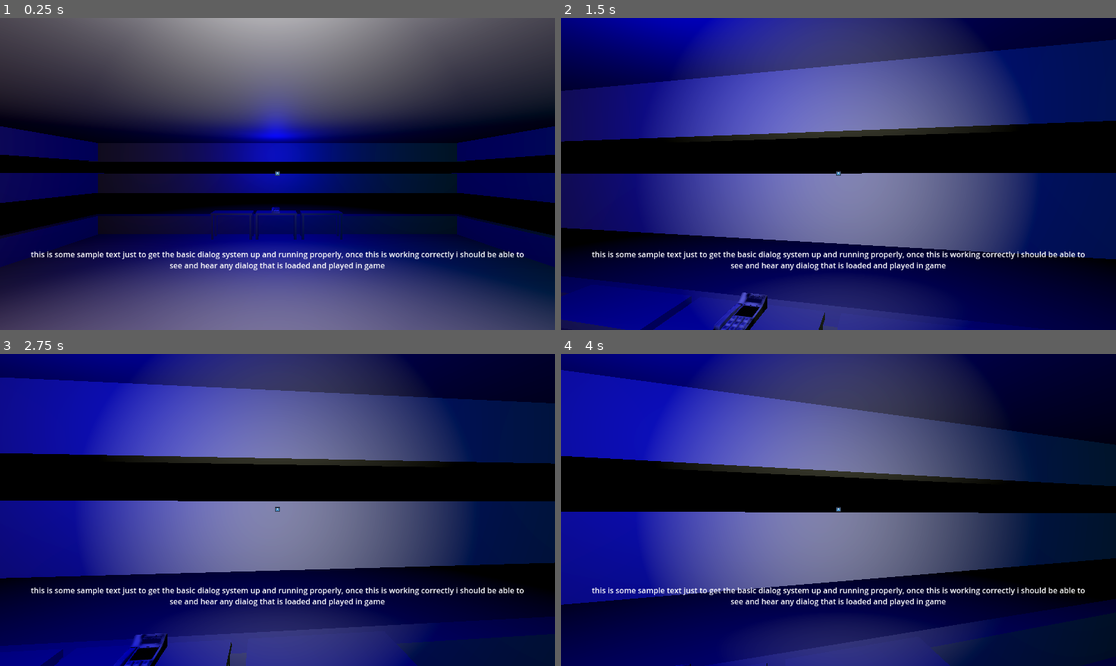
Above: before the commit, frames 1-4 (two rows, left to right).
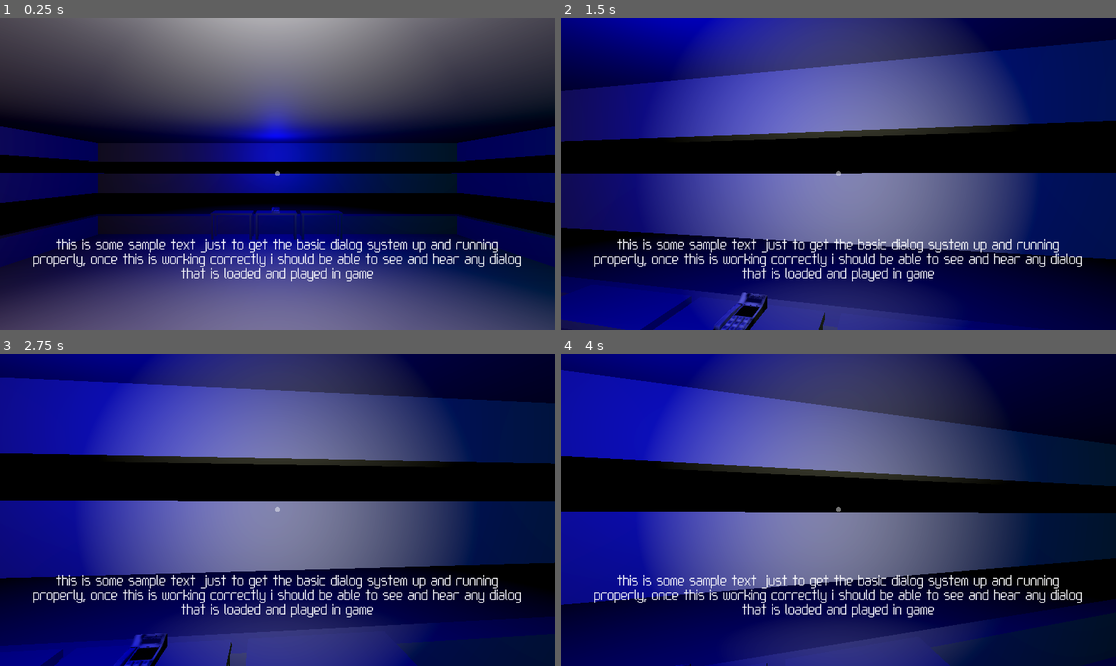
Above: after the commit, the same moments.

Repository: CoolBeanGames/Therebefore
Game: Godot game, scene res://Scenes/game_base.tscn
The game is run twice, just before and just after one commit, with the same random seed, the same clock (stepped at 60 frames per second) and the same inputs. The engine's default icon, where the game draws it, is replaced by a stand-in: a white triangle on a blue panel in a dark square.
Inputs (mouse positions are in pixels of both pictures, inside the frame that each line leads up to):
- Up to frame 1 (0.25 s): no input
- Up to frame 2 (1.5 s): tap Enter at 0.5 s; move the mouse to (866, 174) at 0.52 s; hold W (forward) from 0.53 s (still down); tap E (confirm) at 0.6, 1.35 s; move the mouse to (810, 174) at 1.27 s
- Up to frame 3 (2.75 s): keep holding W (forward); tap E (confirm) at 2, 2.1 s; move the mouse to (288, 503) at 2.02 s
- Up to frame 4 (4 s): keep holding W (forward); tap E (confirm) at 2.75, 2.85, 3.5, 3.6 s; move the mouse to (832, 516) at 2.77 s; move the mouse to (877, 513) at 3.52 s

The runs differ from the first frame. In frame 1, 3.3% of the frame differs, in the area x 5-95%, y 48-85%; in frame 2, 3.4%; in frame 3, 3.4%; in frame 4, 3.4%.

Commit message:
added auto resizing text and switched all labels to it added font to be used in game

Diff:
--- /dev/null
+++ b/UI/auto_size_label.tscn
@@ -0,0 +1,8 @@
+[gd_scene load_steps=2 format=3 uid="uid://dy7r80j1wa4sq"]
+
+[ext_resource type="Script" uid="uid://bseq2rn182pv6" path="res://auto_size_label.gd" id="1_4mbch"]
+
+[node name="auto_size_label" type="Label"]
+offset_right = 40.0
+offset_bottom = 23.0
+script = ExtResource("1_4mbch")
--- /dev/null
+++ b/UI/auto_sized_richtext.gd
@@ -0,0 +1,25 @@
+extends RichTextLabel
+class_name auto_size_rich_text_label
+
+func _ready() -> void:
+	await get_tree().process_frame
+	var game_base = References.get_reference("game") as game
+	game_base.screen_resized.connect(on_screen_resized)
+	update_font_size()
+
+func update_font_size():
+	var game_base = References.get_reference("game") as game
+	var font_size : int = game_base.get_font_size()
+	add_theme_font_size_override("normal_font_size",font_size)
+	add_theme_font_size_override("bold_font_size",font_size)
+	add_theme_font_size_override("bold_italics_font_size",font_size)
+	add_theme_font_size_override("italics_font_size",font_size)
+	add_theme_font_size_override("mono_font_size",font_size)
+
+func free() -> void:
+	var game_base = References.get_reference("game") as game
+	game_base.screen_resized.disconnect(on_screen_resized)
+
+
+func on_screen_resized():
+	update_font_size()
--- /dev/null
+++ b/UI/auto_sized_richtext.tscn
@@ -0,0 +1,8 @@
+[gd_scene load_steps=2 format=3 uid="uid://dwjg50ptbwx1s"]
+
+[ext_resource type="Script" uid="uid://csbxlriiinr4e" path="res://UI/auto_sized_richtext.gd" id="1_kdydj"]
+
+[node name="auto_sized_richtext" type="RichTextLabel"]
+offset_right = 40.0
+offset_bottom = 40.0
+script = ExtResource("1_kdydj")
--- /dev/null
+++ b/UI/game_UI_Theme.tres
@@ -0,0 +1,11 @@
+[gd_resource type="Theme" load_steps=2 format=3 uid="uid://c23dpnho8idt8"]
+
+[ext_resource type="FontFile" uid="uid://b5lophtbtdffm" path="res://UI/Fonts/LessRoundBox.ttf" id="1_hc0cd"]
+
+[resource]
+Label/fonts/font = ExtResource("1_hc0cd")
+RichTextLabel/fonts/bold_font = ExtResource("1_hc0cd")
+RichTextLabel/fonts/bold_italics_font = ExtResource("1_hc0cd")
+RichTextLabel/fonts/italics_font = ExtResource("1_hc0cd")
+RichTextLabel/fonts/mono_font = ExtResource("1_hc0cd")
+RichTextLabel/fonts/normal_font = ExtResource("1_hc0cd")
--- a/UI/game_hud.gd
+++ b/UI/game_hud.gd
@@ -3,7 +3,7 @@
 
 @export var noteUI : notes
 @export var dialogUI : dialog_ui
-@export var interaction_text : Label
+@export var interaction_text : auto_size_label
 
 func _ready() -> void:
 	References.add_custom("ui",self)
--- a/UI/game_hud.tscn
+++ b/UI/game_hud.tscn
@@ -1,15 +1,18 @@
-[gd_scene load_steps=12 format=3 uid="uid://bwaegwvlxtxbr"]
+[gd_scene load_steps=15 format=3 uid="uid://bwaegwvlxtxbr"]
 
 [ext_resource type="Script" uid="uid://covnblndurusc" path="res://UI/game_hud.gd" id="1_5bqoq"]
 [ext_resource type="Texture2D" uid="uid://y4sqdu7nnwyw" path="res://icon.svg" id="1_v2jwi"]
 [ext_resource type="Script" uid="uid://bviv0sceyrg8v" path="res://UI/notes_ui.gd" id="2_qbrru"]
-[ext_resource type="Theme" uid="uid://50jxdsckl2ay" path="res://UI/game_theme.tres" id="2_s04bl"]
 [ext_resource type="AudioStream" uid="uid://bmjgvdc2eioca" path="res://audio/sound effects/ui/note_open.mp3" id="5_a3wh3"]
 [ext_resource type="AudioStream" uid="uid://d2opj4sh8kocm" path="res://audio/sound effects/ui/error_sound.mp3" id="5_qbrru"]
 [ext_resource type="AudioStream" uid="uid://fq6w77sqsx0o" path="res://audio/sound effects/ui/note_close.mp3" id="6_2dltx"]
 [ext_resource type="AudioStream" uid="uid://bch803vj56khg" path="res://audio/sound effects/ui/page_right.mp3" id="7_gb73w"]
 [ext_resource type="AudioStream" uid="uid://plloj4pooow4" path="res://audio/sound effects/ui/page_left.mp3" id="8_lqvkh"]
 [ext_resource type="Script" uid="uid://cle2ei8fvift6" path="res://UI/dialog_ui.gd" id="10_2dltx"]
+[ext_resource type="Script" uid="uid://csbxlriiinr4e" path="res://UI/auto_sized_richtext.gd" id="10_hllct"]
+[ext_resource type="Script" uid="uid://bseq2rn182pv6" path="res://auto_size_label.gd" id="11_usp3h"]
+[ext_resource type="Texture2D" uid="uid://defnjcng2jeki" path="res://UI/Textures/aiming_circle.png" id="12_hllct"]
+[ext_resource type="Theme" uid="uid://c23dpnho8idt8" path="res://UI/game_UI_Theme.tres" id="13_nc7xe"]
 
 [sub_resource type="StyleBoxFlat" id="StyleBoxFlat_a3wh3"]
 bg_color = Color(0, 0, 0, 0.807843)
@@ -98,13 +101,15 @@
 grow_horizontal = 2
 grow_vertical = 2
 mouse_filter = 2
-theme = ExtResource("2_s04bl")
+theme = ExtResource("13_nc7xe")
 text = "This is where text will go
 notes will look like this
 its important for displaying
 lore and in game store"
 horizontal_alignment = 1
 vertical_alignment = 1
+script = ExtResource("10_hllct")
+metadata/_custom_type_script = "uid://csbxlriiinr4e"
 
 [node name="Page Counter" type="Label" parent="Notes_UI/Note_TextPanel"]
 layout_mode = 1
@@ -112,10 +117,12 @@
 anchor_top = 0.8
 anchor_right = 1.0
 anchor_bottom = 0.9
-theme = ExtResource("2_s04bl")
+theme = ExtResource("13_nc7xe")
 text = "-- / --"
 horizontal_alignment = 1
 vertical_alignment = 1
+script = ExtResource("11_usp3h")
+metadata/_custom_type_script = "uid://bseq2rn182pv6"
 
 [node name="button_prompts" type="Label" parent="Notes_UI/Note_TextPanel"]
 layout_mode = 1
@@ -123,10 +130,12 @@
 anchor_top = 0.9
 anchor_right = 1.0
 anchor_bottom = 1.0
-theme = ExtResource("2_s04bl")
+theme = ExtResource("13_nc7xe")
 text = " [esc] close"
 horizontal_alignment = 1
 vertical_alignment = 1
+script = ExtResource("11_usp3h")
+metadata/_custom_type_script = "uid://bseq2rn182pv6"
 
 [node name="error_sound" type="AudioStreamPlayer" parent="."]
 stream = ExtResource("5_qbrru")
@@ -152,10 +161,11 @@
 mouse_filter = 2
 
 [node name="look_at_reticle" type="TextureRect" parent="Look_At_UI/aiming"]
+self_modulate = Color(1, 1, 1, 0.443137)
 custom_minimum_size = Vector2(10, 10)
 layout_mode = 2
 mouse_filter = 2
-texture = ExtResource("1_v2jwi")
+texture = ExtResource("12_hllct")
 expand_mode = 2
 
 [node name="look_at_text" type="Label" parent="Look_At_UI"]
@@ -164,7 +174,10 @@
 anchor_top = 0.545
 anchor_right = 1.0
 anchor_bottom = 0.696
-horizontal_alignment = 1
+theme = ExtResource("13_nc7xe")
+horizontal_alignment = 1
+script = ExtResource("11_usp3h")
+metadata/_custom_type_script = "uid://bseq2rn182pv6"
 
 [node name="Dialog_UI" type="Control" parent="." node_paths=PackedStringArray("text")]
 layout_mode = 3
@@ -185,6 +198,9 @@
 anchor_right = 0.95
 anchor_bottom = 0.95
 mouse_filter = 2
+theme = ExtResource("13_nc7xe")
 text = "this is some sample text just to get the basic dialog system up and running properly, once this is working correctly i should be able to see and hear any dialog that is loaded and played in game"
 horizontal_alignment = 1
 vertical_alignment = 1
+script = ExtResource("10_hllct")
+metadata/_custom_type_script = "uid://csbxlriiinr4e"
--- /dev/null
+++ b/auto_size_label.gd
@@ -0,0 +1,22 @@
+extends Label
+class_name auto_size_label
+
+func _ready() -> void:
+	await get_tree().process_frame
+	var game_base = References.get_reference("game") as game
+	game_base.screen_resized.connect(on_screen_resized)
+	update_font_size()
+
+func update_font_size():
+	var game_base = References.get_reference("game") as game
+	var font_size : int = game_base.get_font_size()
+	add_theme_font_size_override("font_size",font_size)
+	print("Label: ", name, " Set to Font Size ", font_size)
+
+
+func free() -> void:
+	var game_base = References.get_reference("game") as game
+	game_base.screen_resized.disconnect(on_screen_resized)
+
+func on_screen_resized():
+	update_font_size()
--- a/scripts/components/interactable/interactable_base.gd
+++ b/scripts/components/interactable/interactable_base.gd
@@ -19,6 +19,7 @@
 func start_looking_at():
 	started_looking.emit()
 	is_look_at = true
+	ui.interaction_text.update_font_size()
 	ui.set_interaction(look_at_text)
 	print("start looking")
 	pass
--- a/scripts/game_base.gd
+++ b/scripts/game_base.gd
@@ -4,5 +4,72 @@
 @export var ActivePlayersParent : Node
 @export var InactivePlayersParent : Node
 
-func _ready() -> void:
+@export var font_sizes_by_width: Dictionary = {
+	640: 22,
+	800: 28,
+	1024: 32,
+	1280: 45,
+	1366: 45,
+	1440: 50,
+	1536: 50,
+	1600: 53,
+	1920: 64,
+	2560: 86,
+	3840: 136,
+	5120: 178
+}
+@export var font_size : int = 0
+signal screen_resized
+
+
+func _ready():
 	References.add_custom("game",self)
+	print("game set")
+	get_viewport().size_changed.connect(screen_size_changed)
+	_update_font_size()
+
+func screen_size_changed():
+	_update_font_size()
+	screen_resized.emit()
+
+func get_font_size_for_width(current_viewport_width: int) -> int:
+	var sorted_widths: Array = font_sizes_by_width.keys()
+	sorted_widths.sort()
+
+	# Check for an exact match first
+	if font_sizes_by_width.has(current_viewport_width):
+		return font_sizes_by_width[current_viewport_width]
+
+	var chosen_width: int = -1 # Initialize with a value that indicates no suitable width found yet
+
+	# Find the largest key that is less than or equal to current_viewport_width
+	for width in sorted_widths:
+		if current_viewport_width >= width:
+			chosen_width = width
+		else:
+			# Since widths are sorted, if current_viewport_width is less than 'width',
+			# we've gone past any suitable larger keys. The last 'chosen_width' is our answer.
+			break
+
+	# If a suitable chosen_width was found (i.e., not -1), return its corresponding font size.
+	if chosen_width != -1:
+		return font_sizes_by_width[chosen_width] # <-- CORRECTED: Return the value for chosen_width
+	else:
+		# This case means current_viewport_width was smaller than all keys in the dictionary.
+		# Return the font size for the smallest available width.
+		if !sorted_widths.is_empty():
+			return font_sizes_by_width[sorted_widths[0]]
+		else:
+			# Dictionary is empty, no font sizes defined.
+			# You might want to log an error or return a sensible default like 0 or 1.
+			print("Warning: font_sizes_by_width dictionary is empty!")
+			return -1 # Indicate failure or no valid font size
+
+func _update_font_size():
+	var current_viewport_width = get_viewport().get_visible_rect().size.x
+	font_size = get_font_size_for_width(int(current_viewport_width)) # Ensure it's an integer
+	print("font size set to: ", font_size, " for a width of : ", current_viewport_width)
+
+func get_font_size() -> int:
+	_update_font_size()
+	return font_size
Not shown, changed: Models/phone/phone_handset.png.import
Not shown, changed: Models/phone/phone_phoneUV.png.import
Binary file added: UI/Fonts/LessRoundBox.ttf
Not shown, added: UI/Fonts/LessRoundBox.ttf.import
Binary file added: UI/Fonts/NameHereCondensed.ttf
Not shown, added: UI/Fonts/NameHereCondensed.ttf.import
Binary file added: UI/Textures/aiming_circle.png
Not shown, added: UI/Textures/aiming_circle.png.import
Not shown, added: UI/auto_sized_richtext.gd.uid
Not shown, added: auto_size_label.gd.uid
